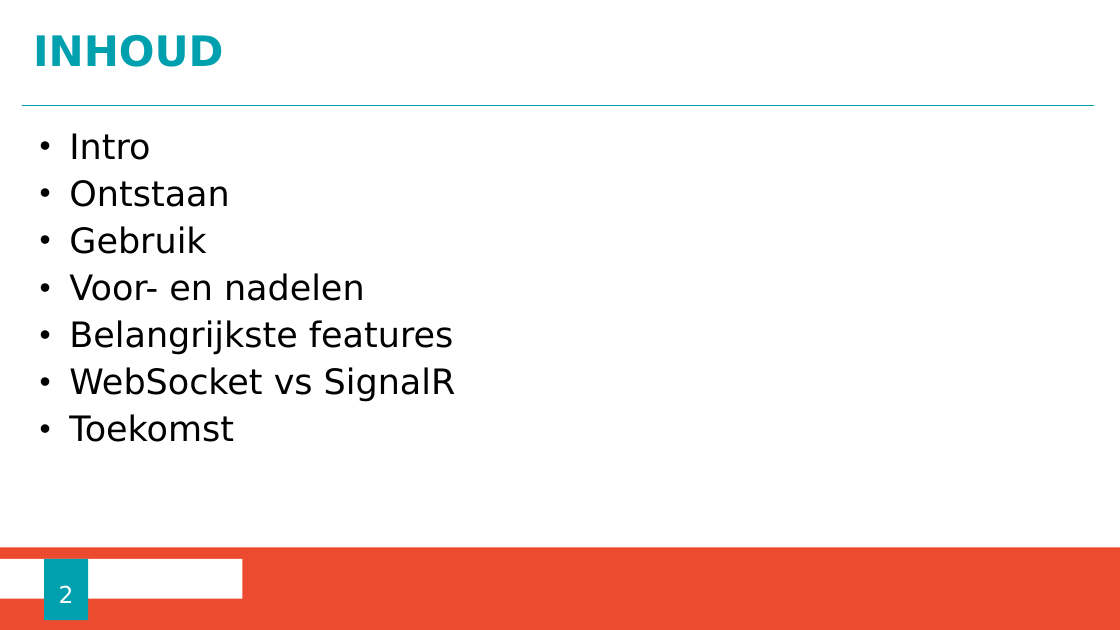
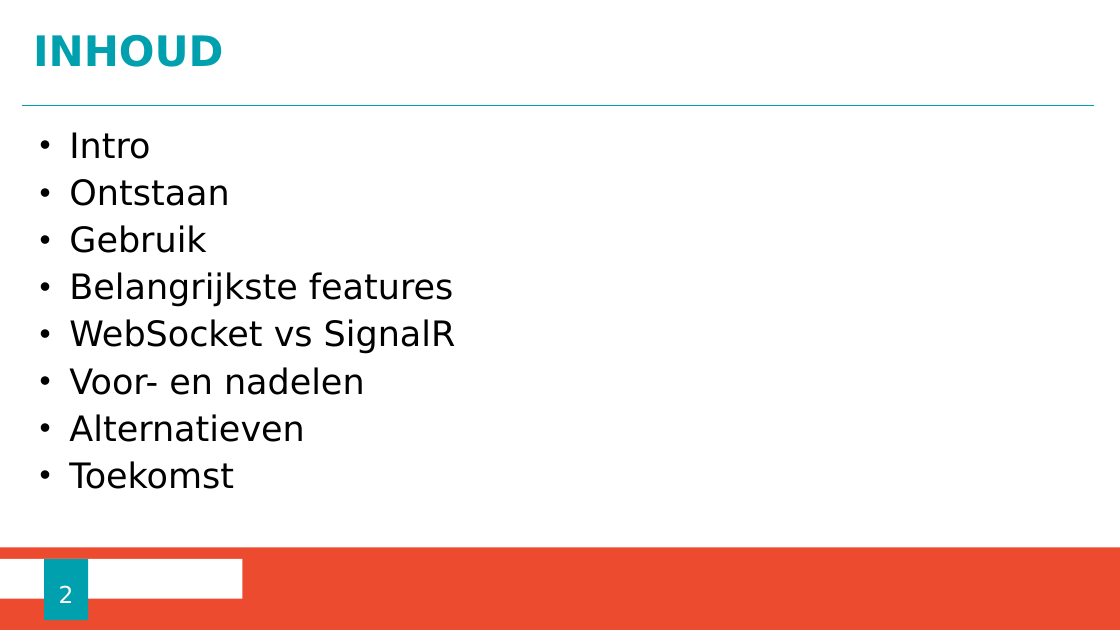
Before and after one commit to ChristopheM98/SignalR_Webapp, a slide deck: slide 2 of Presentatie SignalR.pptx. Drawn at 1120x630 pixels with LibreOffice and Linux fonts; fonts in the diff are those of the drawing; background and template pictures are left out. Boxes give left, top, right and bottom in pixels: in the first picture for what was removed or moved away, otherwise in the second. Text is boxed around its words. In the diff, an @@ line names an element or a change of style, - is before the commit and + after.

```diff
--- a/Presentatie SignalR.pptx
+++ b/Presentatie SignalR.pptx
@@ text at box(69, 273, 365, 301): paragraph removed @@
-• Voor- en nadelen
@@ text at box(69, 367, 365, 442): paragraphs added @@
+• Voor- en nadelen
+• Alternatieven
```
Also in this commit, not shown: 6 other slides changed, 26 slides added, 4 slides removed, 8 other files.
